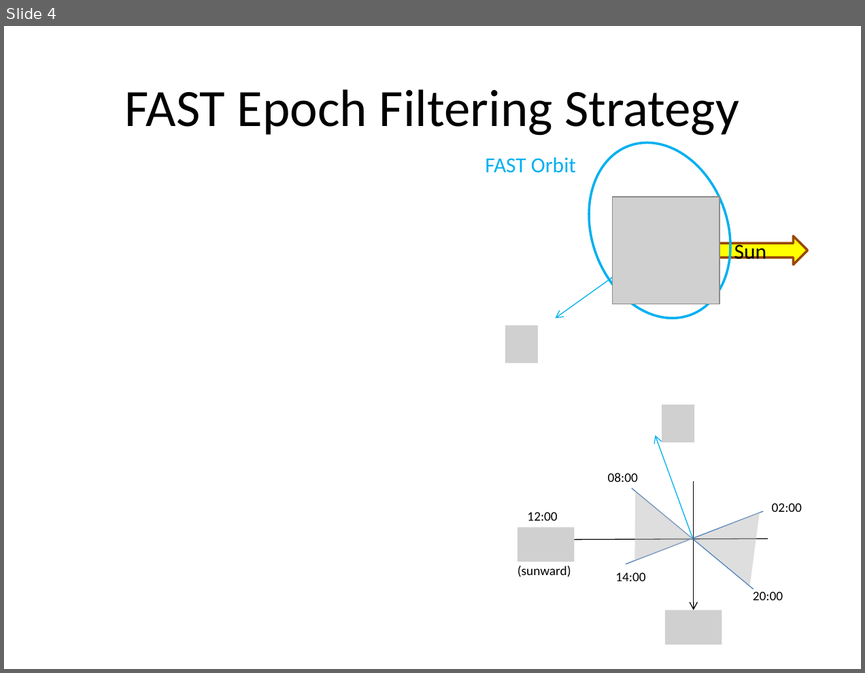
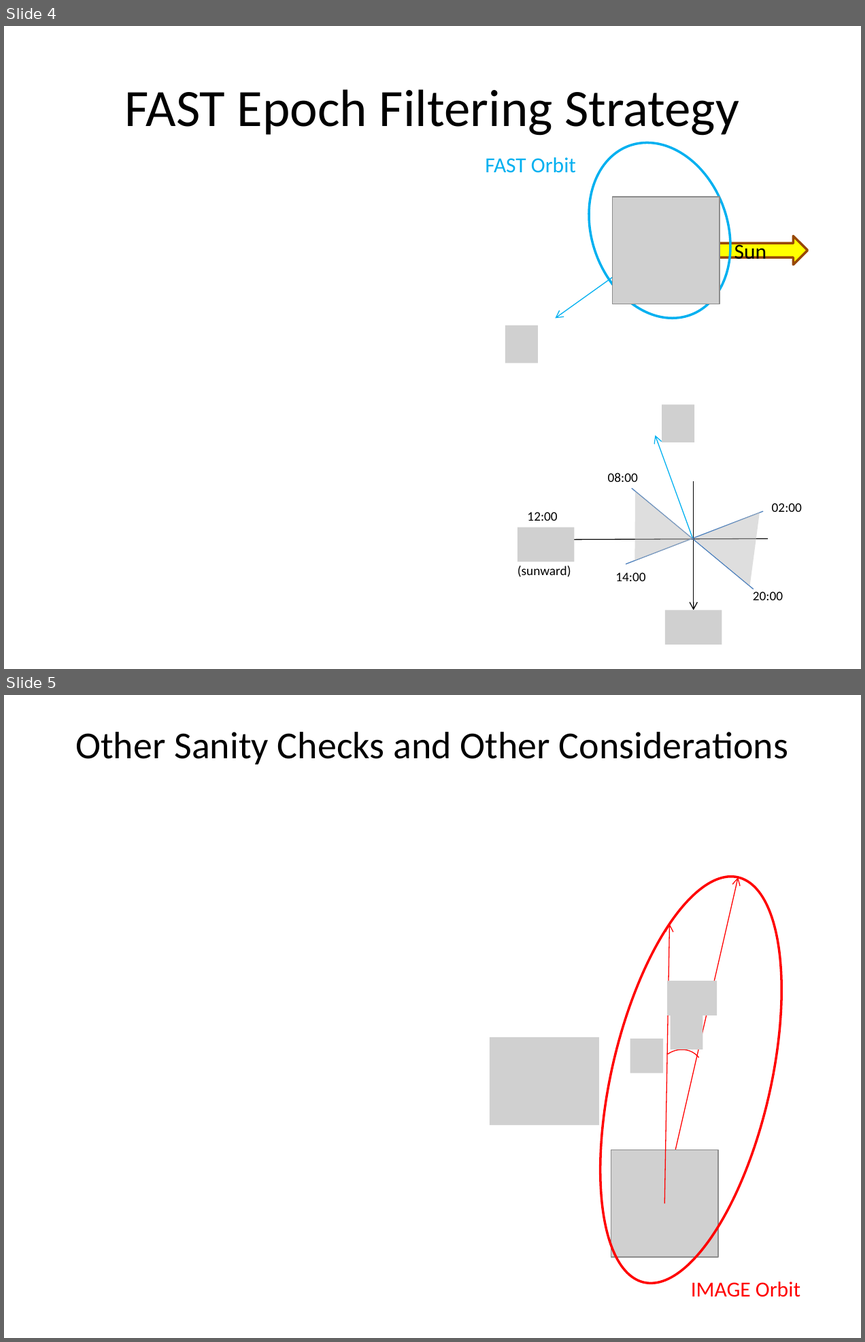
Before and after one commit to gravmath/FAST-and-IMAGE, a slide deck: FAST and IMAGE Coincident Viewing 2.pptx. Shown one above the other, each under a label of ours: slide 4 before the commit, slides 4 and 5 after it. The pictures are 865x673 and 865x1342 pixels, drawn with LibreOffice and Linux fonts; fonts in the diff are those of the drawing; grey boxes stand for pictures. Boxes give left, top, right and bottom in pixels: in the first picture for what was removed or moved away, otherwise in the second. Text is boxed around its words. In the diff, an @@ line names an element or a change of style, - is before the commit and + after.

```diff
--- a/FAST and IMAGE Coincident Viewing 2.pptx
+++ b/FAST and IMAGE Coincident Viewing 2.pptx
@@ slide 5 added at bbox=[4, 695, 861, 1338], background #FFFFFF @@
@@ title added at bbox=[75, 732, 788, 764], 32 pt, text #000000 @@
+Other Sanity Checks and Other Considerations
@@ ellipse added at bbox=[566, 859, 815, 1300], outline #FF0000 2 pt @@
@@ arrow added from (664, 1197) to (738, 877), #FF0000 0.75 pt @@
@@ arrow added from (664, 1203) to (670, 923), #FF0000 0.75 pt @@
@@ picture added at bbox=[667, 981, 717, 1015] @@
@@ picture added at bbox=[670, 1015, 702, 1049] @@
@@ picture added at bbox=[490, 1037, 600, 1125] @@
@@ picture added at bbox=[630, 1038, 663, 1073] @@
@@ arc (boxed as its full ellipse) added at bbox=[647, 1039, 713, 1106], outline #FF0000 0.75 pt @@
@@ picture added at bbox=[611, 1150, 718, 1257] @@
@@ text added at bbox=[691, 1281, 800, 1297], 18 pt, text #FF0000 @@
+IMAGE Orbit
```
Also in this commit, not shown: 5 other files.
